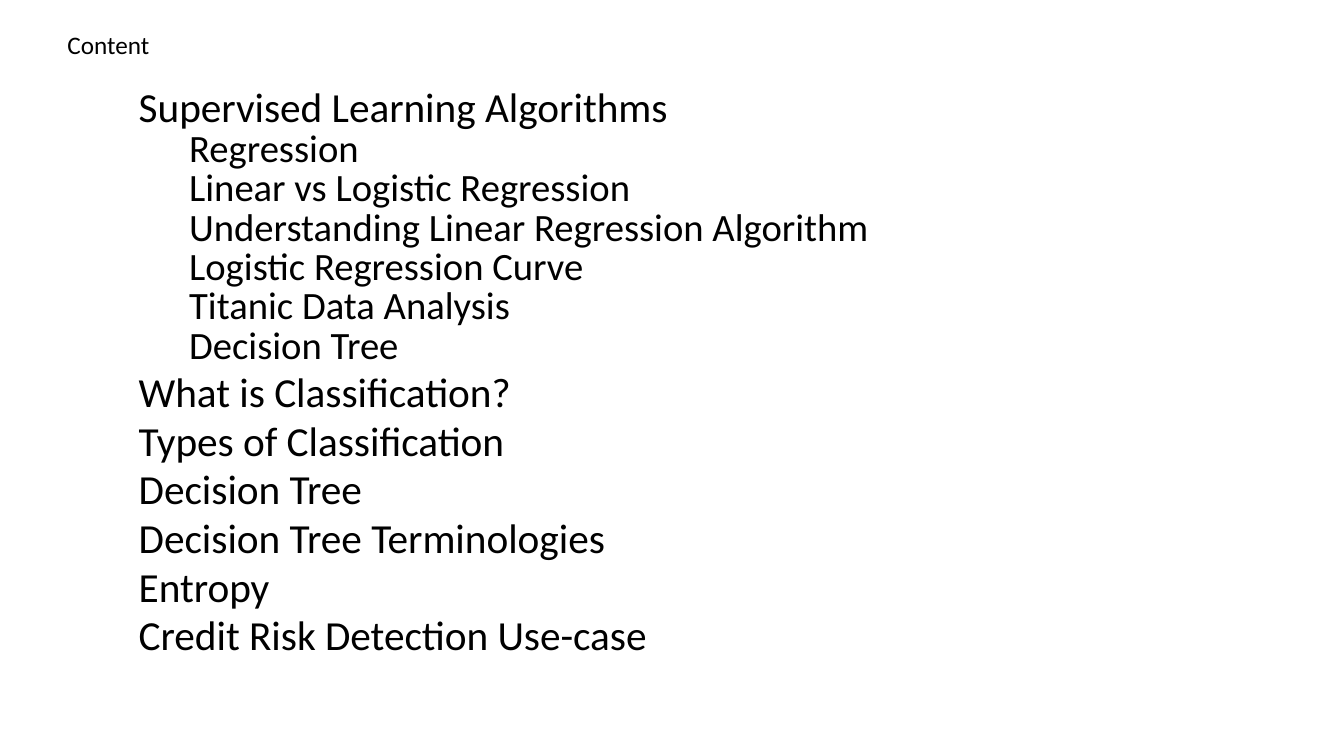
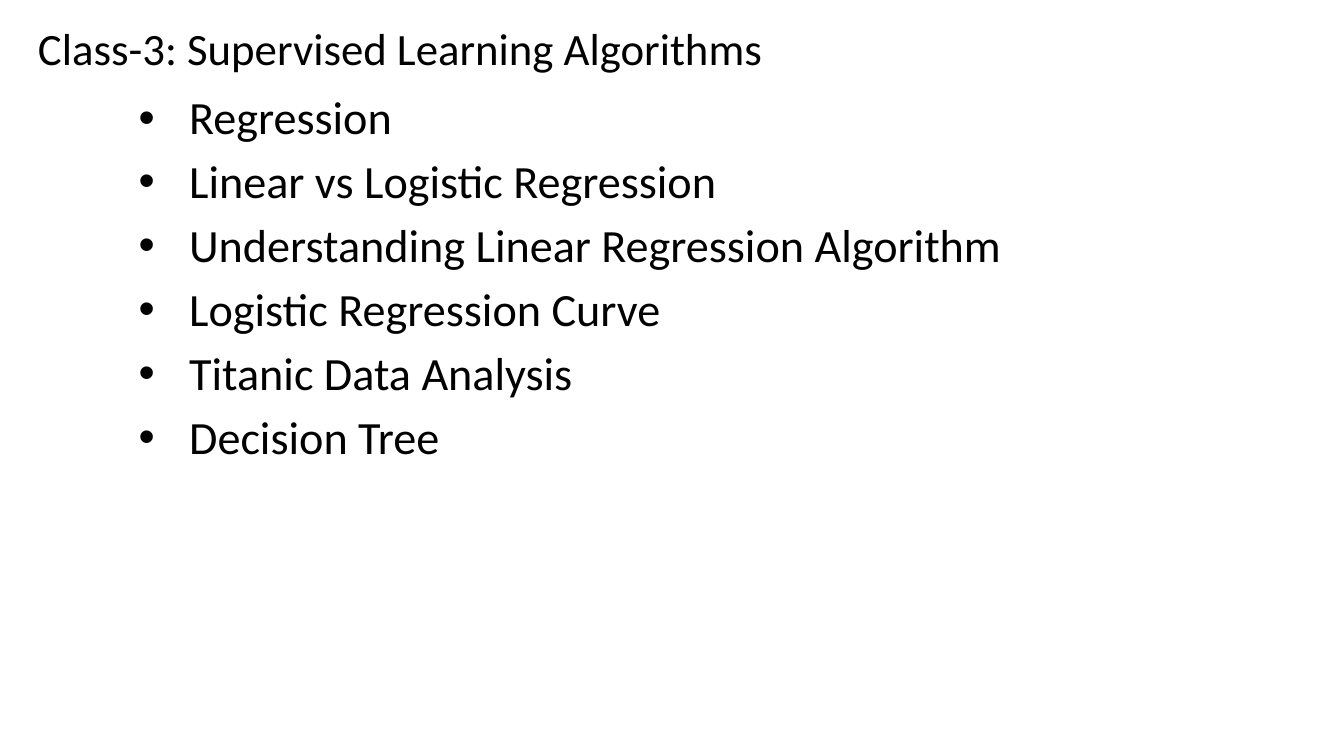
Before and after one commit to renshan2/accesspy, a slide deck: slide 16 of AI-ML-DL/Machine Learning.pptx (slide 7 before the commit). Drawn at 1344x756 pixels with LibreOffice and Linux fonts; fonts in the diff are those of the drawing. Boxes give left, top, right and bottom in pixels: in the first picture for what was removed or moved away, otherwise in the second. Text is boxed around its words. In the diff, an @@ line names an element or a change of style, - is before the commit and + after.

```diff
--- a/AI-ML-DL/Machine Learning.pptx
+++ b/AI-ML-DL/Machine Learning.pptx
@@ text added at bbox=[38, 34, 762, 73], 32 pt, text #000000 @@
+Class-3: Supervised Learning Algorithms
@@ text removed at bbox=[67, 37, 149, 54] @@
-Content
@@ subtitle "Regression" at bbox=[189, 102, 1001, 455]: size 27.6 to 33 pt; bullet none to •; list level 2 to 1 in "Regression"; line spacing 0.7 to 0.9; list level 2 to 1 in "Linear vs Logistic Regression"; list level 2 to 1 in "Understanding Linear Regression Algorithm"; list level 2 to 1 in "Logistic Regression Curve"; list level 2 to 1 in "Titanic Data Analysis"; list level 2 to 1 in "Decision Tree" @@
@@ subtitle at bbox=[139, 93, 667, 129]: paragraph removed @@
-Supervised Learning Algorithms
@@ subtitle at bbox=[139, 378, 647, 651]: paragraphs removed @@
-What is Classification?
-Types of Classification
-Decision Tree
-Decision Tree Terminologies
-Entropy
-Credit Risk Detection Use-case
```
Also in this commit, not shown: 3 other slides changed, 11 slides added, 1 slide removed, 4 other files.
